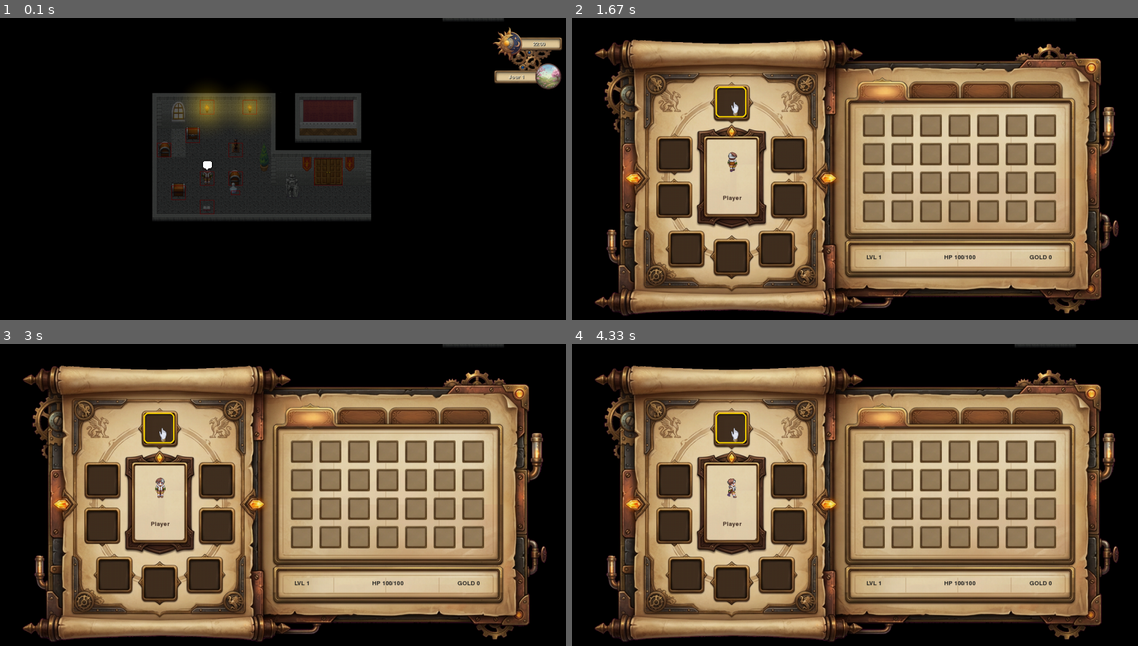
Above: before the commit, frames 1-4 (two rows, left to right).
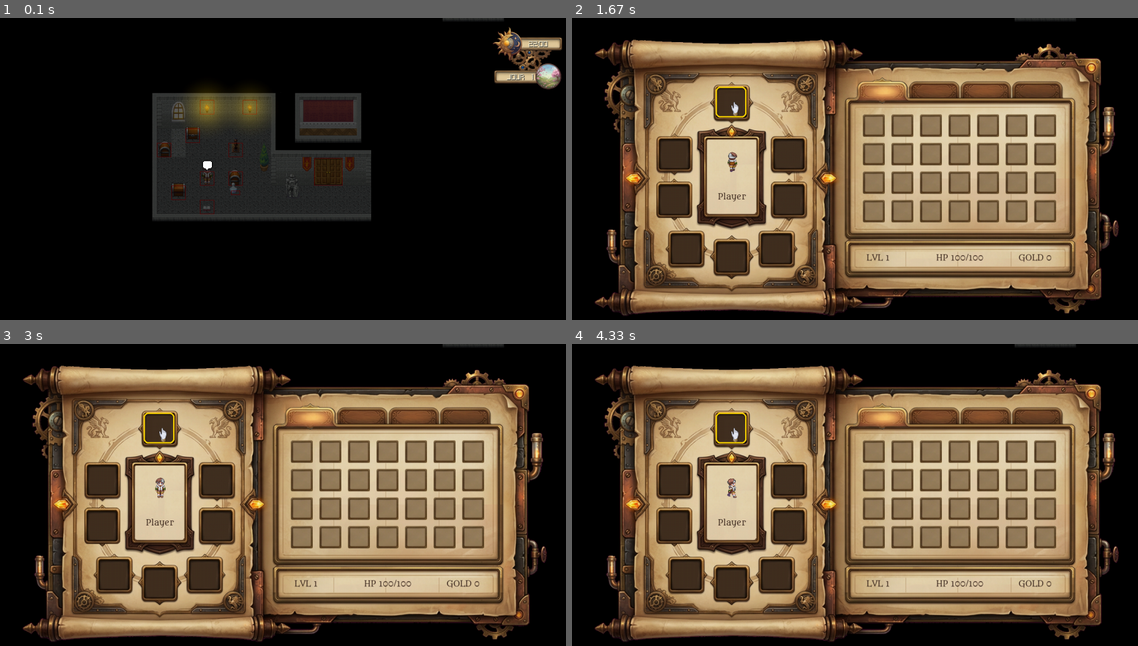
Above: after the commit, the same moments.

Repository: adrien-parasote/game
Game: pygame game, started from src/main.py
Two runs of this game, one before a commit and one after it. Both use one fixed random seed, a clock stepped at 60 frames per second and the inputs below.
Inputs (mouse positions are in pixels of both pictures, inside the frame that each line leads up to):
- Up to frame 1 (0.1 s): no input
- Up to frame 2 (1.67 s): hold Right 0.33-0.8 s; tap I at 0.83 s; click (730, 102) at 1.22 s; hold Up from 1.5 s (still down)
- Up to frame 3 (3 s): release Up at 1.8 s; hold Right 1.83-2.3 s; hold Left 2.33-2.87 s; hold Down from 2.9 s (still down)
- Up to frame 4 (4.33 s): release Down at 3.2 s; hold Left 3.23-3.63 s; hold Up 3.67-4.03 s; hold Right from 4.07 s (still down)

The runs differ from the first frame. In frame 1, 0.1% of the frame differs, in the area x 89-97%, y 7-21%; in frame 2, 0.3%, in the area x 25-85%, y 57-81%; in frame 3, 0.3%; in frame 4, 0.3%.

Commit message:
refactor: implement three-tier font system and integrate I18nManager for inventory UI localization

Diff:
--- a/settings.json
+++ b/settings.json
@@ -28,9 +28,12 @@
     "occlusion_alpha": 130
   },
   "fonts": {
-    "main": "assets/fonts/Pixel.ttf",
-    "size_ui": 20,
-    "size_dialogue": 24,
-    "size_hud": 16
-  }
+    "noble": "assets/fonts/metamorphous-regular.ttf",
+    "narrative": "assets/fonts/vcr_osd_mono.ttf",
+    "tech": "assets/fonts/m5x7.ttf",
+    "size_noble": 18,
+    "size_narrative": 14,
+    "size_tech": 12
+  },
+  "locale": "fr"
 }
--- a/src/config.py
+++ b/src/config.py
@@ -54,10 +54,12 @@
         },
         "locale": "fr",
         "fonts": {
-            "main": "assets/fonts/Inter-Regular.ttf",
-            "size_ui": 20,
-            "size_dialogue": 24,
-            "size_hud": 16
+            "noble": "assets/fonts/metamorphous-regular.ttf",
+            "narrative": "assets/fonts/vcr_osd_mono.ttf",
+            "tech": "assets/fonts/m5x7.ttf",
+            "size_noble": 18,
+            "size_narrative": 14,
+            "size_tech": 12
         }
     }
 
@@ -173,10 +175,12 @@
 
         # Fonts
         font_data = data.get("fonts", {})
-        cls.MAIN_FONT: str = font_data.get("main", "assets/fonts/Inter-Regular.ttf")
-        cls.FONT_SIZE_UI: int = font_data.get("size_ui", 20)
-        cls.FONT_SIZE_DIALOGUE: int = font_data.get("size_dialogue", 24)
-        cls.FONT_SIZE_HUD: int = font_data.get("size_hud", 16)
+        cls.FONT_NOBLE: str = font_data.get("noble", "assets/fonts/metamorphous-regular.ttf")
+        cls.FONT_NARRATIVE: str = font_data.get("narrative", "assets/fonts/vcr_osd_mono.ttf")
+        cls.FONT_TECH: str = font_data.get("tech", "assets/fonts/m5x7.ttf")
+        cls.FONT_SIZE_NOBLE: int = font_data.get("size_noble", 18)
+        cls.FONT_SIZE_NARRATIVE: int = font_data.get("size_narrative", 14)
+        cls.FONT_SIZE_TECH: int = font_data.get("size_tech", 12)
 
         # Locale
         cls.LOCALE: str = data.get("locale", "fr")
--- a/src/engine/game.py
+++ b/src/engine/game.py
@@ -86,7 +86,7 @@
 
         # Time System
         self.time_system = TimeSystem(initial_hour=Settings.INITIAL_HOUR)
-        self.hud = GameHUD(self.time_system, lang="fr")
+        self.hud = GameHUD(self.time_system)
 
         # World State
         self.world_state = WorldState()
@@ -398,7 +398,7 @@
         map_base = self._current_map_name.split('.')[0]
         full_key = f"{map_base}-{element_id}"
 
-        msg = self.hud._lang.get("dialogues", {}).get(full_key)
+        msg = I18nManager().get(f"dialogues.{full_key}")
         if msg:
             self.dialogue_manager.start_dialogue(msg, title=title)
         else:
--- a/src/engine/i18n.py
+++ b/src/engine/i18n.py
@@ -53,3 +53,6 @@
             "name": item_data.get("name", item_id.replace('_', ' ').capitalize()),
             "description": item_data.get("description", "No description available.")
         }
+    def get_translations(self) -> Dict[str, Any]:
+        """Return the current translation dictionary."""
+        return self.data
--- a/src/ui/dialogue.py
+++ b/src/ui/dialogue.py
@@ -33,9 +33,9 @@
         self.scale = 0.5
 
         # Style
-        self._shadow_color = (20, 20, 20)
-        self._shadow_offset = 2
-        self._text_color = (255, 255, 255)
+        self._shadow_color = (180, 170, 150) # Light shadow for parchment
+        self._shadow_offset = 1
+        self._text_color = (40, 30, 20)      # Dark brown for high contrast on parchment
 
         # Fonts
         self.font_title = None
@@ -64,11 +64,8 @@
 
             # 3. Fonts
             am = AssetManager()
-            font_size_msg = Settings.FONT_SIZE_DIALOGUE
-            font_size_title = Settings.FONT_SIZE_DIALOGUE + 4
-
-            self.font_message = am.get_font(Settings.MAIN_FONT, font_size_msg)
-            self.font_title = am.get_font(Settings.MAIN_FONT, font_size_title)
+            self.font_message = am.get_font(Settings.FONT_NARRATIVE, int(Settings.FONT_SIZE_NARRATIVE * 1.5)) # Larger for dialogue
+            self.font_title = am.get_font(Settings.FONT_NOBLE, int(Settings.FONT_SIZE_NOBLE * 1.5)) # Larger for dialogue
 
         except Exception as e:
             logging.error(f"Failed to load dialogue assets: {e}")
--- a/src/ui/hud.py
+++ b/src/ui/hud.py
@@ -1,23 +1,18 @@
-"""
-GameHUD — Fixed overlay HUD for in-game time, day and season display.
-
-Layout constants are relative to the 00-clock.png top-left corner.
-All text positions are center-anchored.
-"""
 import os
 import json
 import logging
 import pygame
 from src.engine.time_system import TimeSystem, Season
 from src.engine.asset_manager import AssetManager
+from src.engine.i18n import I18nManager
 from src.config import Settings
 
 # ------------------------------------------------------------------
 HUD_SCALE: float = 0.4                 # Scale factor for the large original HUD asset
 
 SEASON_ICON_CENTER: tuple = (int(313 * HUD_SCALE), int(279 * HUD_SCALE))
-TIME_ANCHOR: tuple = (int(260 * HUD_SCALE), int(98 * HUD_SCALE))
-SEASON_DAY_ANCHOR: tuple = (int(133 * HUD_SCALE), int(284 * HUD_SCALE))
+TIME_ANCHOR: tuple = (int(255 * HUD_SCALE), int(98 * HUD_SCALE))
+SEASON_DAY_ANCHOR: tuple = (int(155 * HUD_SCALE), int(284 * HUD_SCALE)) # Slightly adjusted
 
 SEASON_ICON_SIZE: int = int(147 * HUD_SCALE)  # Circular icon native size is ~147px
 
@@ -27,7 +22,7 @@
 TEXT_COLOR: tuple = (240, 235, 210)    # Warm off-white
 SHADOW_COLOR: tuple = (0, 0, 0)
 SHADOW_OFFSET: int = 1
-FONT_SIZE: int = Settings.FONT_SIZE_HUD
+FONT_SIZE: int = 12                 # Technical data size
 
 # Map Season enum to lang key and filename
 _SEASON_FILES: dict = {
@@ -48,133 +43,75 @@
 class GameHUD:
     """
     Renders a fixed top-right HUD overlay showing time, season, and day.
-
-    Usage:
-        hud = GameHUD(time_system, lang="fr")
-        # In render loop (last draw call):
-        hud.draw(screen)
     """
 
-    def __init__(self, time_system: TimeSystem, lang: str = "fr") -> None:
+    def __init__(self, time_system: TimeSystem) -> None:
         self.time_system = time_system
-        self._lang = self._load_lang(lang)
         self._clock_surf = self._load_scaled_clock()
         self._season_surfs = self._load_season_icons()
         self._font = self._load_font()
 
-    # ------------------------------------------------------------------
-    # Asset loading helpers
-    # ------------------------------------------------------------------
-
     @staticmethod
     def _hud_asset_path(filename: str) -> str:
-        base = os.path.join(
-            os.path.dirname(__file__), "..", "..", "assets", "images", "HUD"
-        )
+        base = os.path.join(os.path.dirname(__file__), "..", "..", "assets", "images", "HUD")
         return os.path.normpath(os.path.join(base, filename))
 
-    @staticmethod
-    def _lang_path(lang: str) -> str:
-        base = os.path.join(
-            os.path.dirname(__file__), "..", "..", "assets", "langs"
-        )
-        return os.path.normpath(os.path.join(base, f"{lang}.json"))
-
-    def _load_lang(self, lang: str) -> dict:
-        """Load the language file, falling back to empty defaults on error."""
-        path = self._lang_path(lang)
-        try:
-            with open(path, "r", encoding="utf-8") as f:
-                return json.load(f)
-        except (FileNotFoundError, json.JSONDecodeError) as e:
-            logging.warning(f"GameHUD: Could not load lang '{lang}': {e}. Using defaults.")
-            return {"seasons": {}, "day_label": "Day"}
-
     def _load_image(self, filename: str) -> pygame.Surface:
-        """Load a HUD image, returning a blank surface on failure."""
         path = self._hud_asset_path(filename)
         try:
             return pygame.image.load(path).convert_alpha()
         except pygame.error as e:
             logging.error(f"GameHUD: Could not load image '{filename}': {e}")
-            return pygame.Surface((int(390 * HUD_SCALE), int(350 * HUD_SCALE)), pygame.SRCALPHA)
+            return pygame.Surface((10, 10), pygame.SRCALPHA)
 
     def _load_scaled_clock(self) -> pygame.Surface:
-        """Load and scale the main HUD frame."""
         raw = self._load_image("00-clock.png")
         return pygame.transform.smoothscale(
             raw, (int(raw.get_width() * HUD_SCALE), int(raw.get_height() * HUD_SCALE))
         )
 
     def _load_season_icons(self) -> dict:
-        """Load and pre-scale all season icons."""
         icons = {}
         for season, filename in _SEASON_FILES.items():
             raw = self._load_image(filename)
-            icons[season] = pygame.transform.smoothscale(
-                raw, (SEASON_ICON_SIZE, SEASON_ICON_SIZE)
-            )
+            icons[season] = pygame.transform.smoothscale(raw, (SEASON_ICON_SIZE, SEASON_ICON_SIZE))
         return icons
 
     @staticmethod
     def _load_font() -> pygame.font.Font:
-        """Load the centralized font via AssetManager."""
         am = AssetManager()
-        return am.get_font(Settings.MAIN_FONT, FONT_SIZE)
+        return am.get_font(Settings.FONT_TECH, FONT_SIZE)
 
-    # ------------------------------------------------------------------
-    # Rendering helpers
-    # ------------------------------------------------------------------
-
-    def _render_text_centered(
-        self, surface: pygame.Surface, text: str, center: tuple
-    ) -> None:
-        """Draw text centered on `center` with a 1px black drop shadow."""
+    def _render_text_centered(self, surface: pygame.Surface, text: str, center: tuple) -> None:
         shadow_surf = self._font.render(text, True, SHADOW_COLOR)
-        shadow_rect = shadow_surf.get_rect(
-            center=(center[0] + SHADOW_OFFSET, center[1] + SHADOW_OFFSET)
-        )
+        shadow_rect = shadow_surf.get_rect(center=(center[0] + SHADOW_OFFSET, center[1] + SHADOW_OFFSET))
         surface.blit(shadow_surf, shadow_rect)
-
         main_surf = self._font.render(text, True, TEXT_COLOR)
         main_rect = main_surf.get_rect(center=center)
         surface.blit(main_surf, main_rect)
 
-    def _season_label(self) -> str:
-        """Return localised season name."""
-        key = _SEASON_LANG_KEYS[self.time_system.current_season]
-        return self._lang.get("seasons", {}).get(key, key.capitalize())
-
-    # ------------------------------------------------------------------
-    # Public draw API
-    # ------------------------------------------------------------------
-
     def draw(self, screen: pygame.Surface) -> None:
-        """Render the full HUD on `screen` (no camera offset applied)."""
         clock_w = self._clock_surf.get_width()
         hud_x = screen.get_width() - clock_w - HUD_MARGIN_X
         hud_y = HUD_MARGIN_Y
 
-        # Base frame
         screen.blit(self._clock_surf, (hud_x, hud_y))
 
-        # Season icon centred in the circular zone
         icon = self._season_surfs[self.time_system.current_season]
         icon_x = hud_x + SEASON_ICON_CENTER[0] - icon.get_width() // 2
         icon_y = hud_y + SEASON_ICON_CENTER[1] - icon.get_height() // 2
         screen.blit(icon, (icon_x, icon_y))
 
-        # Time label — top-right zone
         self._render_text_centered(
             screen,
             self.time_system.time_label,
             (hud_x + TIME_ANCHOR[0], hud_y + TIME_ANCHOR[1]),
         )
 
-        # Season / Day label — bottom zone (single line)
         wt = self.time_system.world_time
-        day_label = self._lang.get("day_label", "Day")
+        day_label = I18nManager().get("day_label", "Day").upper()
         season_day_text = f"{day_label} {wt.day + 1}"
+
         self._render_text_centered(
             screen,
             season_day_text,
--- a/src/ui/inventory.py
+++ b/src/ui/inventory.py
@@ -4,6 +4,7 @@
 import logging
 from src.config import Settings
 from src.engine.asset_manager import AssetManager
+from src.engine.i18n import I18nManager
 
 class InventoryUI:
     """
@@ -11,14 +12,16 @@
     Handles rendering of the inventory background, slots, tabs, and character preview.
     """
 
-    def __init__(self, player, lang: str = "fr"):
+    def __init__(self, player):
         self.player = player
         self.is_open = False
         self.active_tab = 0 # 0: Inventory, 1-3: Other
-        self._lang = self._load_lang(lang)
-        self.font = self._load_font()
+
         am = AssetManager()
-        self.item_font = am.get_font(Settings.MAIN_FONT, 16)
+        self.noble_font = am.get_font(Settings.FONT_NOBLE, Settings.FONT_SIZE_NOBLE)
+        self.narrative_font = am.get_font(Settings.FONT_NARRATIVE, Settings.FONT_SIZE_NARRATIVE)
+        self.tech_font = am.get_font(Settings.FONT_TECH, Settings.FONT_SIZE_TECH)
+
         self.icon_cache = {}
 
         # Load and Scale Assets
@@ -91,32 +94,15 @@
         self.preview_state = 'down'
         self.hovered_slot = None # None, ('equipment', name), or ('grid', index)
 
-    def _load_lang(self, lang: str) -> dict:
-        """Load the language file for item names and descriptions."""
-        base = os.path.join(os.path.dirname(__file__), "..", "..", "assets", "langs")
-        path = os.path.normpath(os.path.join(base, f"{lang}.json"))
-        try:
-            with open(path, "r", encoding="utf-8") as f:
-                return json.load(f)
-        except (FileNotFoundError, json.JSONDecodeError) as e:
-            logging.warning(f"InventoryUI: Could not load lang '{lang}': {e}. Using defaults.")
-            return {"items": {}}
-
     def _load_asset(self, filename):
         path = os.path.join("assets", "images", "ui", filename)
         try:
             return pygame.image.load(path).convert_alpha()
         except pygame.error as e:
             logging.error(f"InventoryUI: Could not load {filename}: {e}")
-            # Return a colored surface as fallback
             surf = pygame.Surface((32, 32))
             surf.fill((255, 0, 255))
             return surf
-
-    def _load_font(self):
-        """Load the centralized UI font."""
-        am = AssetManager()
-        return am.get_font(Settings.MAIN_FONT, Settings.FONT_SIZE_UI)
 
     def toggle(self):
         self.is_open = not self.is_open
@@ -239,7 +225,7 @@
             logging.error(f"InventoryUI: Character preview failed: {e}")
 
         # Draw Player Name (Bottom of Orange zone)
-        name_text = self.font.render("Player", True, (60, 40, 30)) # Dark brown for parchment style
+        name_text = self.noble_font.render("Player", True, (60, 40, 30)) # Dark brown for parchment style
         name_rect = name_text.get_rect(midbottom=self.char_name_pos)
         screen.blit(name_text, name_rect)
 
@@ -265,12 +251,9 @@
 
                         # Draw Quantity if > 1
                         if item.quantity > 1:
-                            qty_text = self.item_font.render(str(item.quantity), True, (255, 255, 255))
-                            # Position: bottom right of slot
-                            qty_rect = qty_text.get_rect(bottomright=(slot_rect.right - int(5 * s), slot_rect.bottom - int(5 * s)))
-                            # Draw small background for legibility
-                            bg_rect = qty_rect.inflate(4, 2)
-                            pygame.draw.rect(screen, (30, 30, 30), bg_rect, border_radius=3)
+                            qty_text = self.tech_font.render(f"x{item.quantity}", True, (60, 40, 30))
+                            margin = int(8 * s)
+                            qty_rect = qty_text.get_rect(bottomright=(slot_rect.right - margin, slot_rect.bottom - margin))
                             screen.blit(qty_text, qty_rect)
 
         # 6. Draw Hover Highlight
@@ -315,30 +298,46 @@
             if slot_type == "grid":
                 item = self.player.inventory.get_item_at(value)
                 if item:
-                    # Draw Item Name and Description (Localized)
-                    name = self._lang.get("items", {}).get(item.id, {}).get("name", item.name)
-                    description = self._lang.get("items", {}).get(item.id, {}).get("description", item.description)
-
-                    name_text = self.font.render(name, True, (30, 30, 30))
-                    desc_text = self.item_font.render(description, True, (60, 60, 60))
-
-                    screen.blit(name_text, (stats_x, stats_y - int(10 * s)))
-                    screen.blit(desc_text, (stats_x, stats_y + int(12 * s)))
+                    # Draw Item Info (Localized)
+                    item_data = I18nManager().get_item(item.id)
+                    name = item_data["name"]
+                    description = item_data["description"]
+
+                    name_text = self.noble_font.render(name, True, (60, 40, 30))
+                    screen.blit(name_text, (stats_x, stats_y - int(16 * s)))
+
+                    # Draw Wrapped Description (More compact)
+                    max_w = self.bg_rect.width - int(780 * s)
+                    words = description.split(' ')
+                    lines = []
+                    current_line = []
+                    for word in words:
+                        test_line = ' '.join(current_line + [word])
+                        if self.narrative_font.size(test_line)[0] < max_w:
+                            current_line.append(word)
+                        else:
+                            lines.append(' '.join(current_line))
+                            current_line = [word]
+                    lines.append(' '.join(current_line))
+
+                    for i, line in enumerate(lines[:3]): # Max 3 lines
+                        desc_surf = self.narrative_font.render(line, True, (60, 40, 30))
+                        screen.blit(desc_surf, (stats_x, stats_y + int(5 * s) + i * int(18 * s)))
                     return
 
         # Default: Draw Stats
         # LVL (Left part of green bar)
-        lvl_text = self.font.render(f"LVL {self.player.level}", True, (30, 30, 30))
+        lvl_text = self.noble_font.render(f"LVL {self.player.level}", True, (60, 40, 30))
         lvl_rect = lvl_text.get_rect(midleft=(stats_x, stats_y))
         screen.blit(lvl_text, lvl_rect)
 
         # HP (Center)
-        hp_text = self.font.render(f"HP {self.player.hp}/{self.player.max_hp}", True, (30, 30, 30))
+        hp_text = self.noble_font.render(f"HP {self.player.hp}/{self.player.max_hp}", True, (60, 40, 30))
         hp_rect = hp_text.get_rect(center=(self.bg_rect.x + int(929 * s), stats_y))
         screen.blit(hp_text, hp_rect)
 
         # GOLD (Right)
-        gold_text = self.font.render(f"GOLD {self.player.gold}", True, (30, 30, 30))
+        gold_text = self.noble_font.render(f"GOLD {self.player.gold}", True, (60, 40, 30))
         gold_rect = gold_text.get_rect(midright=(self.bg_rect.x + int(1160 * s), stats_y))
         screen.blit(gold_text, gold_rect)
 
--- a/tests/test_config.py
+++ b/tests/test_config.py
@@ -8,7 +8,12 @@
     assert Settings.WINDOW_WIDTH > 0
     assert Settings.TILE_SIZE == 32
 
-def test_font_centralization():
-    """Verify font path is configurable and exists in settings."""
-    assert hasattr(Settings, "MAIN_FONT")
-    assert "Pixel.ttf" in Settings.MAIN_FONT
+def test_font_tiers_exist():
+    """Verify the three font tiers are defined in settings."""
+    assert hasattr(Settings, "FONT_NOBLE")
+    assert hasattr(Settings, "FONT_NARRATIVE")
+    assert hasattr(Settings, "FONT_TECH")
+
+    assert "metamorphous" in Settings.FONT_NOBLE.lower()
+    assert "vcr_osd" in Settings.FONT_NARRATIVE.lower()
+    assert "m5x7" in Settings.FONT_TECH.lower()
--- a/tests/test_engine.py
+++ b/tests/test_engine.py
@@ -178,11 +178,11 @@
 def test_game_trigger_dialogue(mock_load):
     game = Game()
     game._current_map_name = "test_map.tmj"
-    game.hud._lang = {"dialogues": {"test_map-sign_1": "Hello from sign!"}}
     game.dialogue_manager = MagicMock()
 
-    game._trigger_dialogue("sign_1", "Test Title")
-    game.dialogue_manager.start_dialogue.assert_called_with("Hello from sign!", title="Test Title")
+    with patch('src.engine.game.I18nManager.get', return_value="Hello from sign!"):
+        game._trigger_dialogue("sign_1", "Test Title")
+        game.dialogue_manager.start_dialogue.assert_called_with("Hello from sign!", title="Test Title")
 
 class DummySprite(pygame.sprite.Sprite):
     def __init__(self, element_id=""):
--- a/tests/test_ui.py
+++ b/tests/test_ui.py
@@ -10,7 +10,7 @@
 def test_dialogue_pagination():
     """Verify that long text is paginated."""
     dm = DialogueManager()
-    long_text = "Word " * 100
+    long_text = "Word " * 500
     dm.start_dialogue(long_text)
     assert len(dm._pages) > 1
 
Not shown, changed: docs/specs/localization_font_urbanization.md
